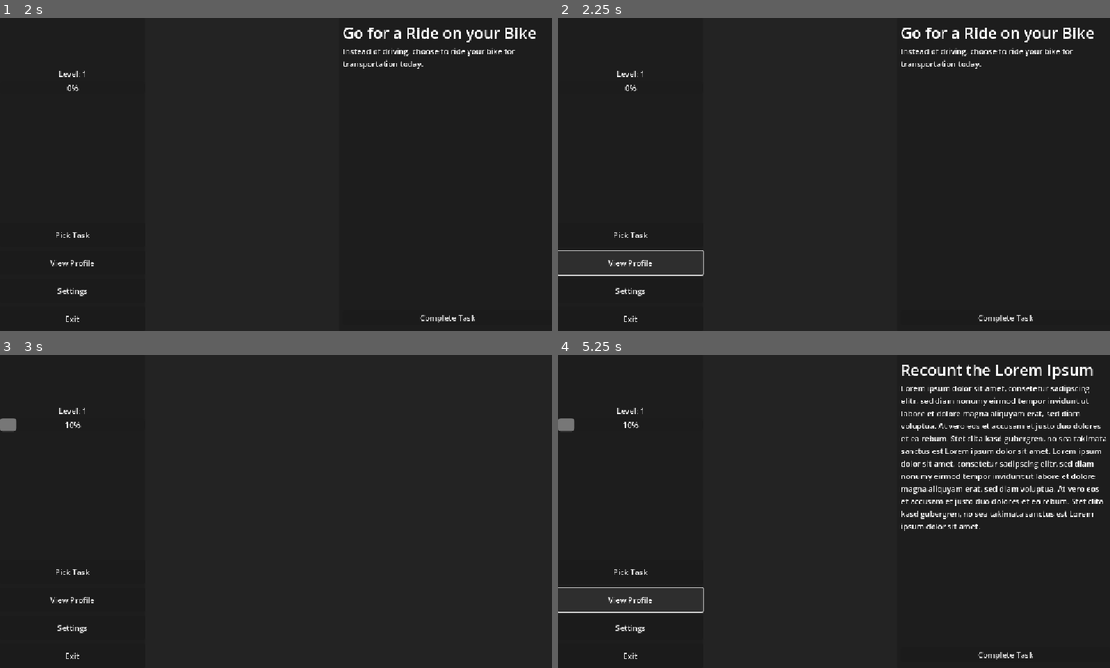
Above: before the commit, frames 1-4 (two rows, left to right).
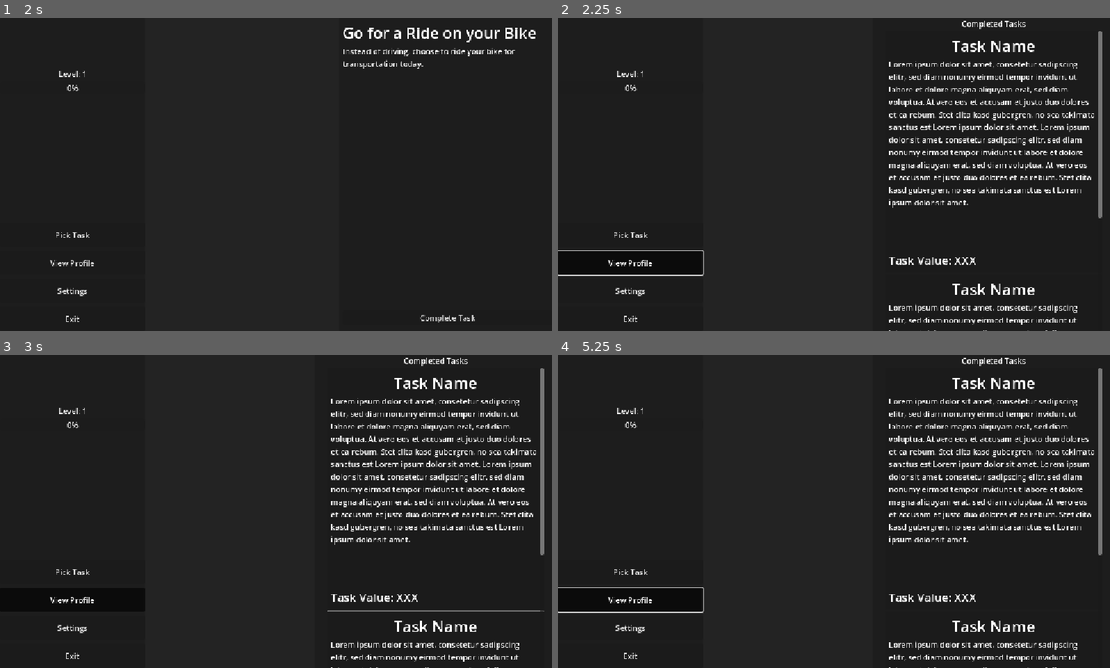
Above: after the commit, the same moments.

Repository: ThisOneLittleLight/greensteps
Game: Godot game, scene res://Scenes/main.tscn
Same seed, same stepped clock (60 frames per second), same inputs: the game is played once before the commit and once after it.
Inputs (mouse positions are in pixels of both pictures, inside the frame that each line leads up to):
- Up to frame 1 (2 s): click "Pick Task" at 0.5 s; click (110, 174) at 1.27 s
- Up to frame 2 (2.25 s): click "View Profile" at 2 s
- Up to frame 3 (3 s): click (447, 655) at 2.75 s, where only the run before the commit has a clickable "Complete Task"
- Up to frame 4 (5.25 s): click "Pick Task" at 3.5 s; click (668, 511) at 4.27 s; click "View Profile" at 5 s

Frame 1 is identical in both runs. In frame 2, 8.0% of the frame differs, in the area x 0-99%, y 0-100%; in frame 3, 5.4%; in frame 4, 9.4%, in the area x 0-100%, y 0-100%.

Commit message:
You can now view your profile

Diff:
--- a/Scenes/Components/control_view.tscn
+++ b/Scenes/Components/control_view.tscn
@@ -3,7 +3,7 @@
 [ext_resource type="Script" uid="uid://c3s4ec1epigoa" path="res://Scripts/Runtime/Views/ControlView.gd" id="1_trk4u"]
 [ext_resource type="Script" uid="uid://c5u0eokic1b2b" path="res://Scripts/Runtime/Views/LevelProgressView.gd" id="2_gpi8j"]
 
-[node name="control_view" type="Control" node_paths=PackedStringArray("add_task_button", "settings_button", "quit_button")]
+[node name="control_view" type="Control" node_paths=PackedStringArray("add_task_button", "view_profile_button", "settings_button", "quit_button")]
 custom_minimum_size = Vector2(300, 300)
 layout_mode = 3
 anchor_right = 0.26000002
@@ -12,7 +12,8 @@
 grow_vertical = 2
 script = ExtResource("1_trk4u")
 add_task_button = NodePath("Panel/VBoxContainer2/VBoxContainer/Button")
-settings_button = NodePath("Panel/VBoxContainer2/VBoxContainer/Button2")
+view_profile_button = NodePath("Panel/VBoxContainer2/VBoxContainer/Button2")
+settings_button = NodePath("Panel/VBoxContainer2/VBoxContainer/Button4")
 quit_button = NodePath("Panel/VBoxContainer2/VBoxContainer/Button3")
 
 [node name="Panel" type="Panel" parent="."]
@@ -74,6 +75,7 @@
 [node name="Button2" type="Button" parent="Panel/VBoxContainer2/VBoxContainer"]
 custom_minimum_size = Vector2(200, 50)
 layout_mode = 2
+toggle_mode = true
 text = "View Profile"
 
 [node name="Button4" type="Button" parent="Panel/VBoxContainer2/VBoxContainer"]
--- /dev/null
+++ b/Scenes/Components/profile_view.tscn
@@ -0,0 +1,49 @@
+[gd_scene load_steps=2 format=3 uid="uid://7v48a5go73r8"]
+
+[ext_resource type="PackedScene" uid="uid://bdkva5pwefvfa" path="res://Scenes/Components/task_button.tscn" id="1_ymddd"]
+
+[node name="Profile_view" type="Control"]
+custom_minimum_size = Vector2(500, 648)
+layout_mode = 3
+anchors_preset = 0
+offset_right = 500.0
+offset_bottom = 648.0
+
+[node name="Panel" type="Panel" parent="."]
+layout_mode = 1
+anchors_preset = 15
+anchor_right = 1.0
+anchor_bottom = 1.0
+grow_horizontal = 2
+grow_vertical = 2
+
+[node name="VBoxContainer" type="VBoxContainer" parent="Panel"]
+custom_minimum_size = Vector2(450, 450)
+layout_mode = 1
+anchors_preset = 13
+anchor_left = 0.5
+anchor_right = 0.5
+anchor_bottom = 1.0
+offset_left = -66.0
+offset_right = 66.0
+grow_horizontal = 2
+grow_vertical = 2
+
+[node name="Label" type="Label" parent="Panel/VBoxContainer"]
+layout_mode = 2
+text = "Completed Tasks"
+horizontal_alignment = 1
+
+[node name="ScrollContainer" type="ScrollContainer" parent="Panel/VBoxContainer"]
+layout_mode = 2
+size_flags_vertical = 3
+
+[node name="VBoxContainer" type="VBoxContainer" parent="Panel/VBoxContainer/ScrollContainer"]
+custom_minimum_size = Vector2(300, 600)
+layout_mode = 2
+
+[node name="TaskButton" parent="Panel/VBoxContainer/ScrollContainer/VBoxContainer" instance=ExtResource("1_ymddd")]
+layout_mode = 2
+
+[node name="TaskButton2" parent="Panel/VBoxContainer/ScrollContainer/VBoxContainer" instance=ExtResource("1_ymddd")]
+layout_mode = 2
--- a/Scenes/Components/task_button.tscn
+++ b/Scenes/Components/task_button.tscn
@@ -9,7 +9,7 @@
 font_size = 24
 
 [node name="TaskButton" type="Control" node_paths=PackedStringArray("task_name_label", "task_desc_label", "task_value_label", "button")]
-custom_minimum_size = Vector2(450, 300)
+custom_minimum_size = Vector2(450, 500)
 layout_mode = 3
 anchors_preset = 15
 anchor_right = 1.0
--- a/Scenes/Menues/start_menu.tscn
+++ b/Scenes/Menues/start_menu.tscn
@@ -1,10 +1,12 @@
-[gd_scene load_steps=4 format=3 uid="uid://cshohs0kpy2en"]
+[gd_scene load_steps=6 format=3 uid="uid://cshohs0kpy2en"]
 
 [ext_resource type="Script" uid="uid://dkplkxxeap4ar" path="res://Scripts/Runtime/Menu/StartMenu.gd" id="1_ie1ca"]
 [ext_resource type="PackedScene" uid="uid://cgdi475j7v23c" path="res://Scenes/Components/active_task_view.tscn" id="2_8qwoi"]
 [ext_resource type="PackedScene" uid="uid://dxgbcbic6rsub" path="res://Scenes/Components/control_view.tscn" id="2_jw3l7"]
+[ext_resource type="PackedScene" uid="uid://7v48a5go73r8" path="res://Scenes/Components/profile_view.tscn" id="4_ryl43"]
+[ext_resource type="Script" uid="uid://dvl0vayrnuawe" path="res://Scripts/Runtime/Views/ProfileView.gd" id="5_othls"]
 
-[node name="StartMenu" type="Control" node_paths=PackedStringArray("active_task_view", "control_view")]
+[node name="StartMenu" type="Control" node_paths=PackedStringArray("active_task_view", "control_view", "profile_view")]
 layout_mode = 3
 anchors_preset = 15
 anchor_right = 1.0
@@ -14,6 +16,7 @@
 script = ExtResource("1_ie1ca")
 active_task_view = NodePath("HBoxContainer/ActiveTaskView")
 control_view = NodePath("HBoxContainer/control_view")
+profile_view = NodePath("HBoxContainer/Profile_view")
 
 [node name="HBoxContainer" type="HBoxContainer" parent="."]
 layout_mode = 1
@@ -28,5 +31,12 @@
 size_flags_horizontal = 0
 
 [node name="ActiveTaskView" parent="HBoxContainer" instance=ExtResource("2_8qwoi")]
+visible = false
 layout_mode = 2
 size_flags_horizontal = 10
+
+[node name="Profile_view" parent="HBoxContainer" instance=ExtResource("4_ryl43")]
+visible = false
+layout_mode = 2
+size_flags_horizontal = 10
+script = ExtResource("5_othls")
--- a/Scripts/Runtime/Globals/LevelManager.gd
+++ b/Scripts/Runtime/Globals/LevelManager.gd
@@ -3,8 +3,8 @@
 signal exp_increased(new_exp)
 signal lvl_increased(new_lvl)
 
+const SAVE_FILE_PATH : String = "user://leveldata.save"
 # Experience needed for a Level
-const SAVE_FILE_PATH : String = "user://leveldata.save"
 const BASE_LEVEL_EXP : float = 100.0
 const PER_LEVEL_MULTIPLIER : float = 1.2
 
--- a/Scripts/Runtime/Menu/StartMenu.gd
+++ b/Scripts/Runtime/Menu/StartMenu.gd
@@ -4,12 +4,14 @@
 
 @export var active_task_view : ActiveTaskView
 @export var control_view : ControlView
+@export var profile_view : ProfileView
 
 @export var level_progress_bar : ProgressBar
 
 
 func open():
 	control_view.add_task_button_pressed.connect(_on_add_activity_button_pressed)
+	control_view.view_profile_button_pressed.connect(_on_view_profile_button_pressed)
 	active_task_view.task_completed.connect(_on_task_completed)
 
 	active_task_view.show_active_task()
@@ -25,3 +27,12 @@
 
 func _on_task_completed():
 	active_task_view.close()
+
+
+func _on_view_profile_button_pressed():
+	if control_view.view_profile_button.button_pressed:
+		active_task_view.close()
+		profile_view.open()
+	else:
+		profile_view.close()
+		active_task_view.show_active_task()
--- a/Scripts/Runtime/Views/ActiveTaskView.gd
+++ b/Scripts/Runtime/Views/ActiveTaskView.gd
@@ -26,7 +26,8 @@
 
 func close():
 	visible = false
-	complete_task_button.pressed.disconnect(_on_complete_task_button_pressed)
+	if complete_task_button.pressed.is_connected(_on_complete_task_button_pressed):
+		complete_task_button.pressed.disconnect(_on_complete_task_button_pressed)
 
 
 func _on_complete_task_button_pressed():
--- a/Scripts/Runtime/Views/ControlView.gd
+++ b/Scripts/Runtime/Views/ControlView.gd
@@ -3,16 +3,19 @@
 
 
 signal add_task_button_pressed
+signal view_profile_button_pressed
 signal settings_button_pressed
 signal quit_button_pressed
 
 
 @export var add_task_button : Button
+@export var view_profile_button : Button
 @export var settings_button : Button
 @export var quit_button : Button
 
 
 func _ready() -> void:
-    add_task_button.pressed.connect(func(): add_task_button_pressed.emit())
-    settings_button.pressed.connect(func(): settings_button_pressed.emit())
-    quit_button.pressed.connect(func(): quit_button_pressed.emit())
+	add_task_button.pressed.connect(func(): add_task_button_pressed.emit())
+	view_profile_button.pressed.connect(func(): view_profile_button_pressed.emit())
+	settings_button.pressed.connect(func(): settings_button_pressed.emit())
+	quit_button.pressed.connect(func(): quit_button_pressed.emit())
--- /dev/null
+++ b/Scripts/Runtime/Views/ProfileView.gd
@@ -0,0 +1,10 @@
+extends Control
+class_name ProfileView
+
+
+func open():
+    visible = true
+
+
+func close():
+    visible = false
Not shown, added: Scripts/Runtime/Views/ProfileView.gd.uid
